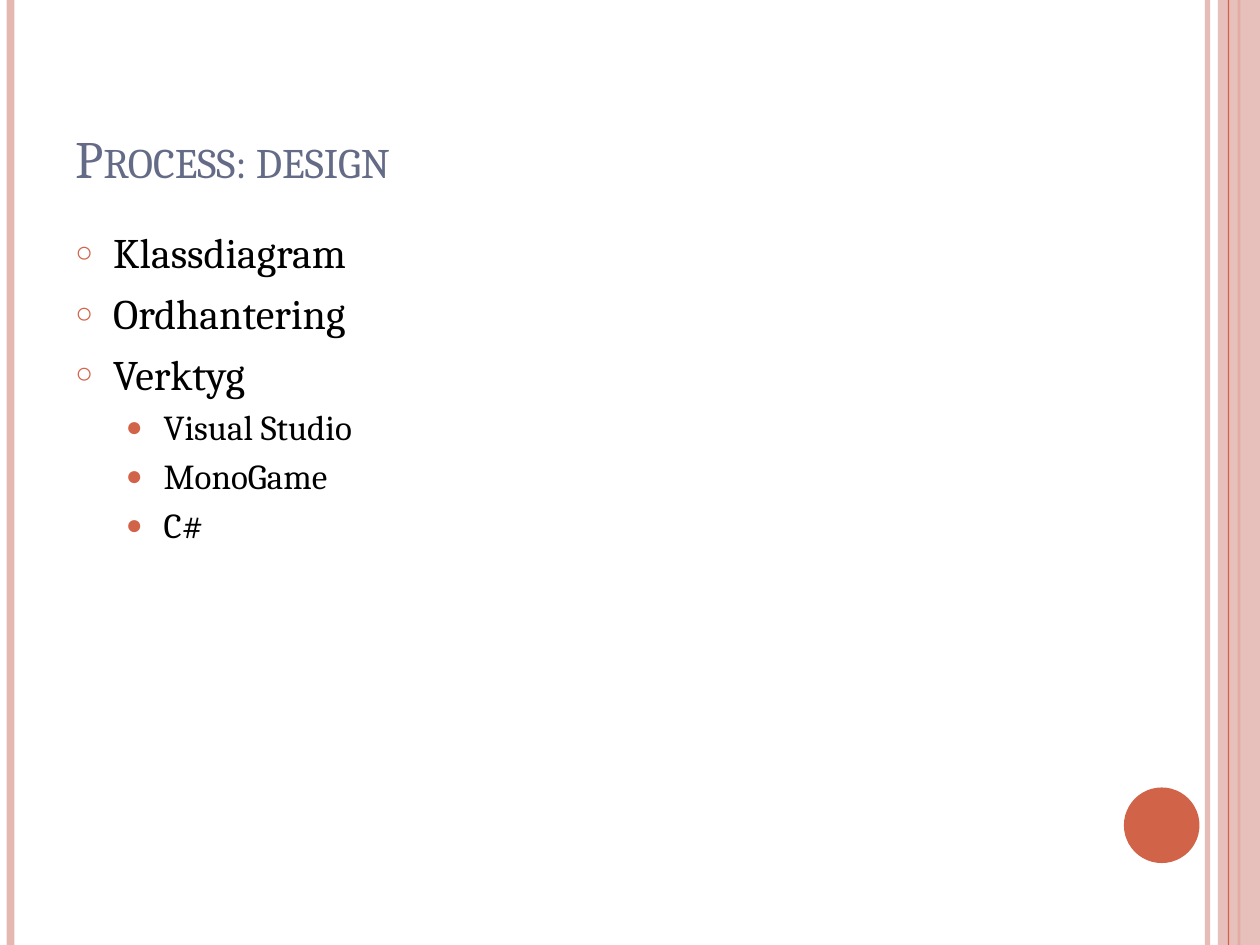
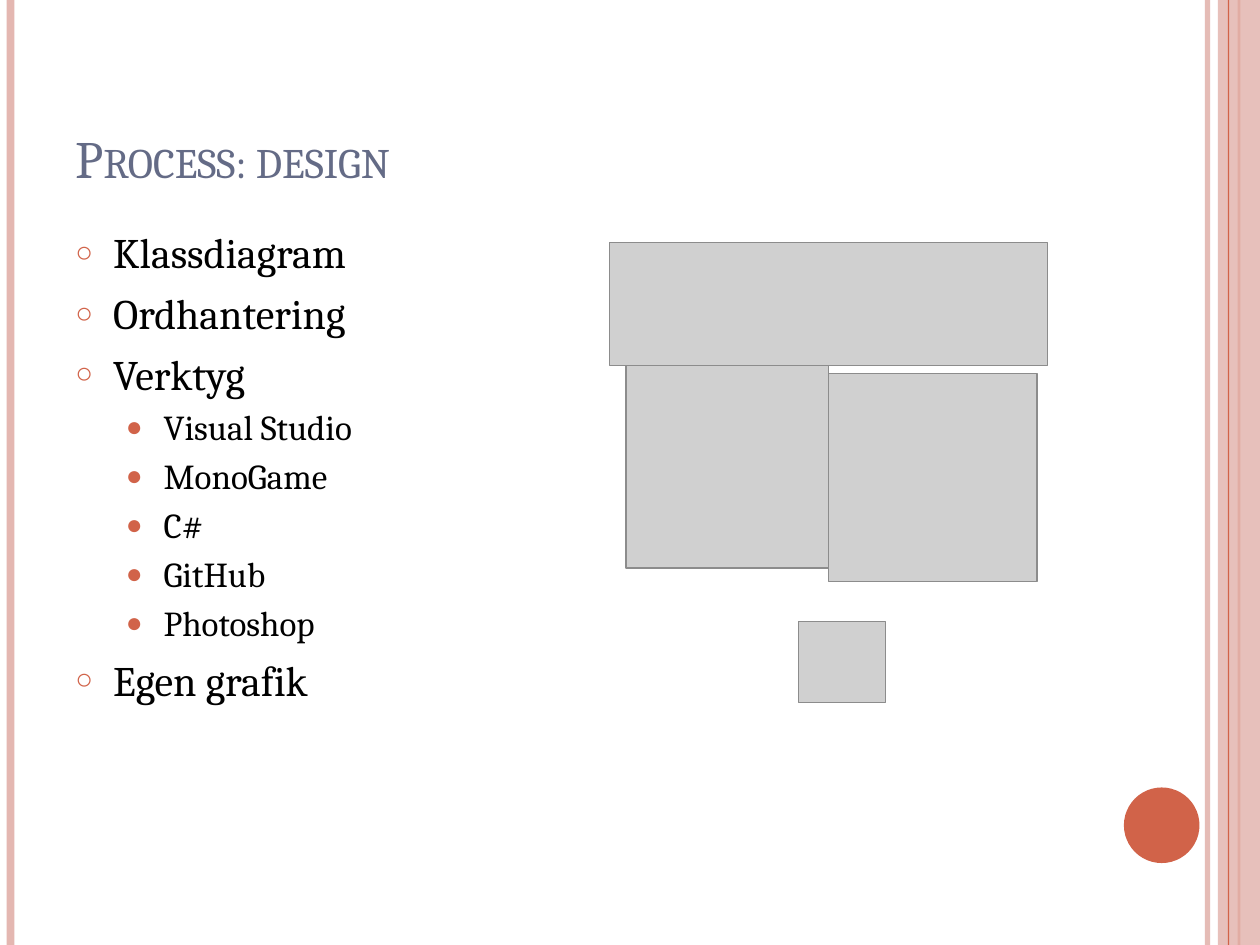
Before and after one commit to DuEJag/HangaGubbe, a slide deck: slide 6 of Hänga Gubbe.pptx. Drawn at 1260x945 pixels with LibreOffice and Linux fonts; fonts in the diff are those of the drawing; grey boxes stand for pictures. Boxes give left, top, right and bottom in pixels: in the first picture for what was removed or moved away, otherwise in the second. Text is boxed around its words. In the diff, an @@ line names an element or a change of style, - is before the commit and + after.

```diff
--- a/Hänga Gubbe.pptx
+++ b/Hänga Gubbe.pptx
@@ picture added at (610, 243, 1048, 365) @@
@@ picture added at (626, 365, 829, 568) @@
@@ picture added at (829, 373, 1037, 581) @@
@@ text at (113, 562, 315, 706): paragraphs added @@
+  ● GitHub
+  ● Photoshop
+○ Egen grafik
@@ picture added at (799, 621, 886, 703) @@
```
Also in this commit, not shown: 3 slides added, 2 slides removed, 1 other file.
